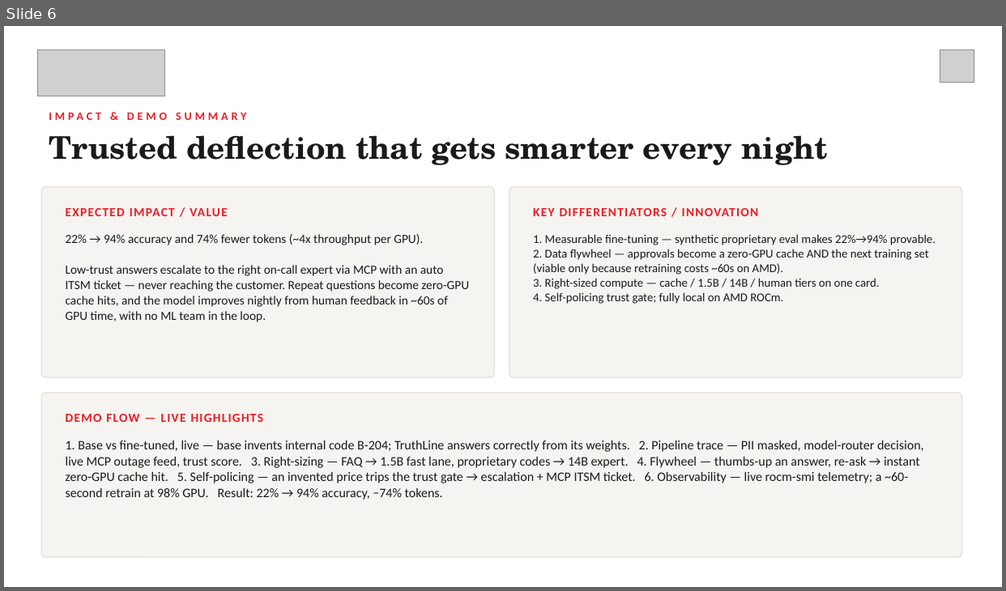
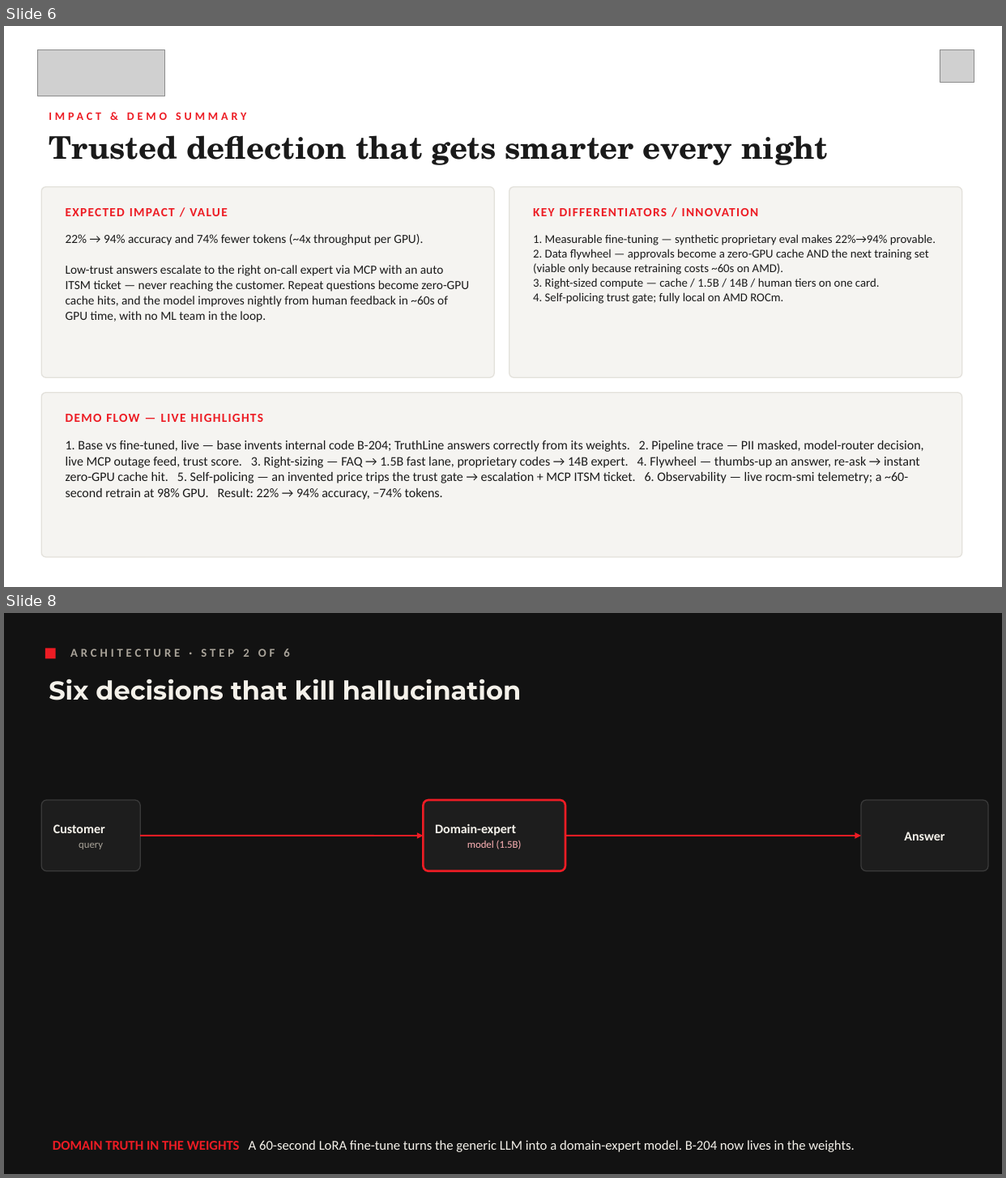
Before and after one commit to Prash8830/amd, a slide deck: submission/TCS_AMD_AI_Hackathon_Submission_TruthLine.pptx. Shown one above the other, each under a label of ours: slide 6 before the commit, slides 6 and 8 after it; the slides between them are not shown. The pictures are 1006x591 and 1006x1178 pixels, drawn with LibreOffice and Linux fonts; fonts in the diff are those of the drawing; grey boxes stand for pictures. Boxes give left, top, right and bottom in pixels: in the first picture for what was removed or moved away, otherwise in the second. Text is boxed around its words. In the diff, an @@ line names an element or a change of style, - is before the commit and + after.

```diff
--- a/submission/TCS_AMD_AI_Hackathon_Submission_TruthLine.pptx
+++ b/submission/TCS_AMD_AI_Hackathon_Submission_TruthLine.pptx
@@ slide 8 added at <box>4,613,1002,1174</box>, background #121212 @@
@@ rectangle added at <box>45,648,56,658</box>, fill #ED1C24 @@
@@ text added at <box>70,649,289,657</box>, 11.5 pt, text #A9A399, bold @@
+ARCHITECTURE · STEP 2 OF 6
@@ text added at <box>49,679,521,700</box>, 25 pt, text #F4F1EA, bold @@
+Six decisions that kill hallucination
@@ rounded rectangle added at <box>41,800,140,871</box>, fill #1D1D1D, outline #3A3A3A 1 pt @@
@@ rounded rectangle added at <box>424,800,565,871</box>, fill #1D1D1D, outline #ED1C24 2 pt @@
@@ rounded rectangle added at <box>861,800,988,871</box>, fill #1D1D1D, outline #3A3A3A 1 pt @@
@@ text added at <box>53,824,105,850</box>, 12.5 pt, text #F4F1EA, bold @@
+Customer
+query
@@ text added at <box>435,824,522,850</box>, 12.5 pt, text #F4F1EA, bold @@
+Domain-expert
+model (1.5B)
@@ arrow added from (140, 836) to (424, 836), #ED1C24 1.5 pt @@
@@ arrow added from (565, 836) to (861, 836), #ED1C24 1.5 pt @@
@@ text added at <box>904,832,944,841</box>, 12.5 pt, text #F4F1EA, bold @@
+Answer
@@ text added at <box>53,1140,854,1152</box>, 13 pt, text #F4F1EA @@
+DOMAIN TRUTH IN THE WEIGHTS A 60-second LoRA fine-tune turns the generic LLM into a domain-expert model. B-204 now lives in the weights.
```
Also in this commit, not shown: 5 other slides added, 1 other file.
